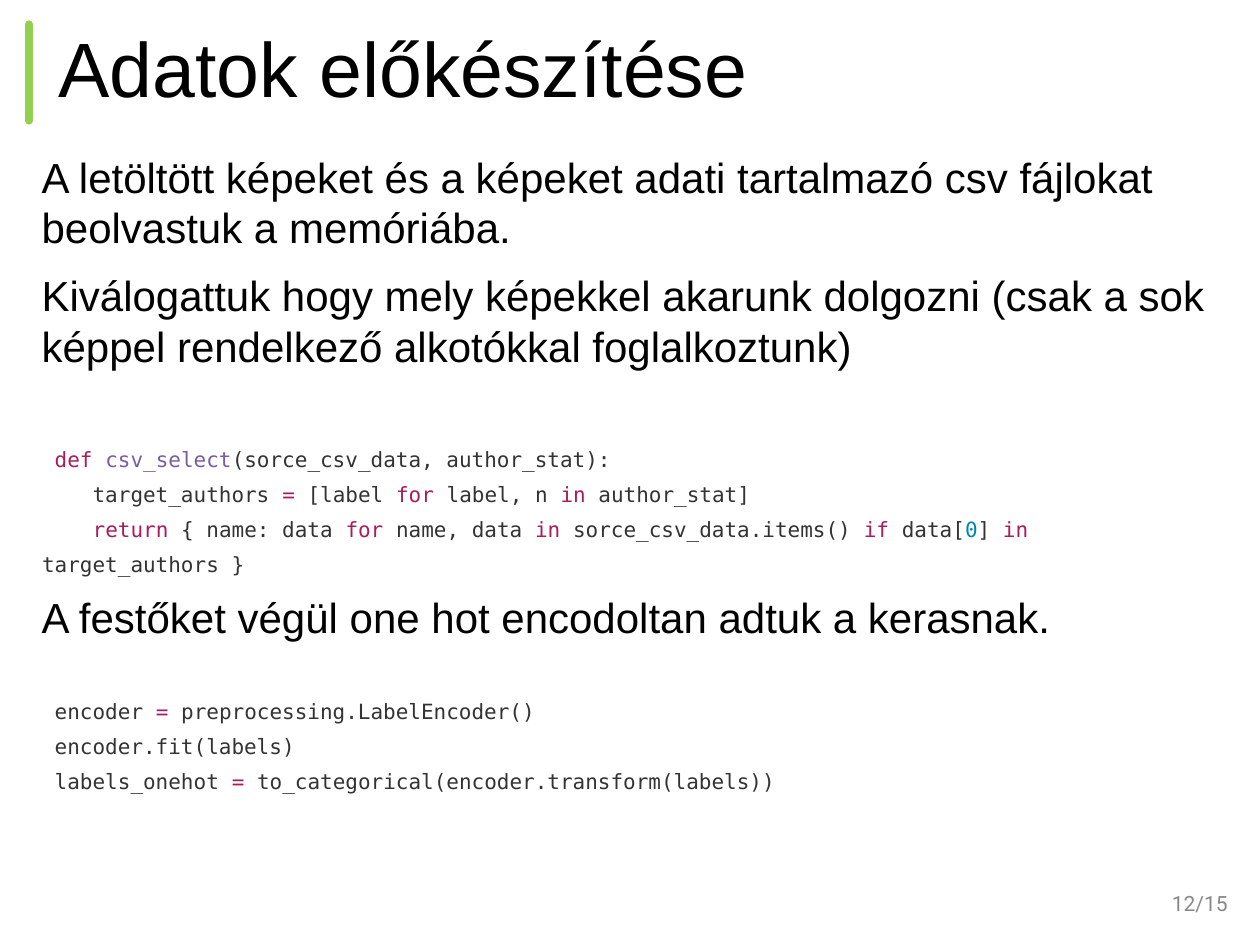
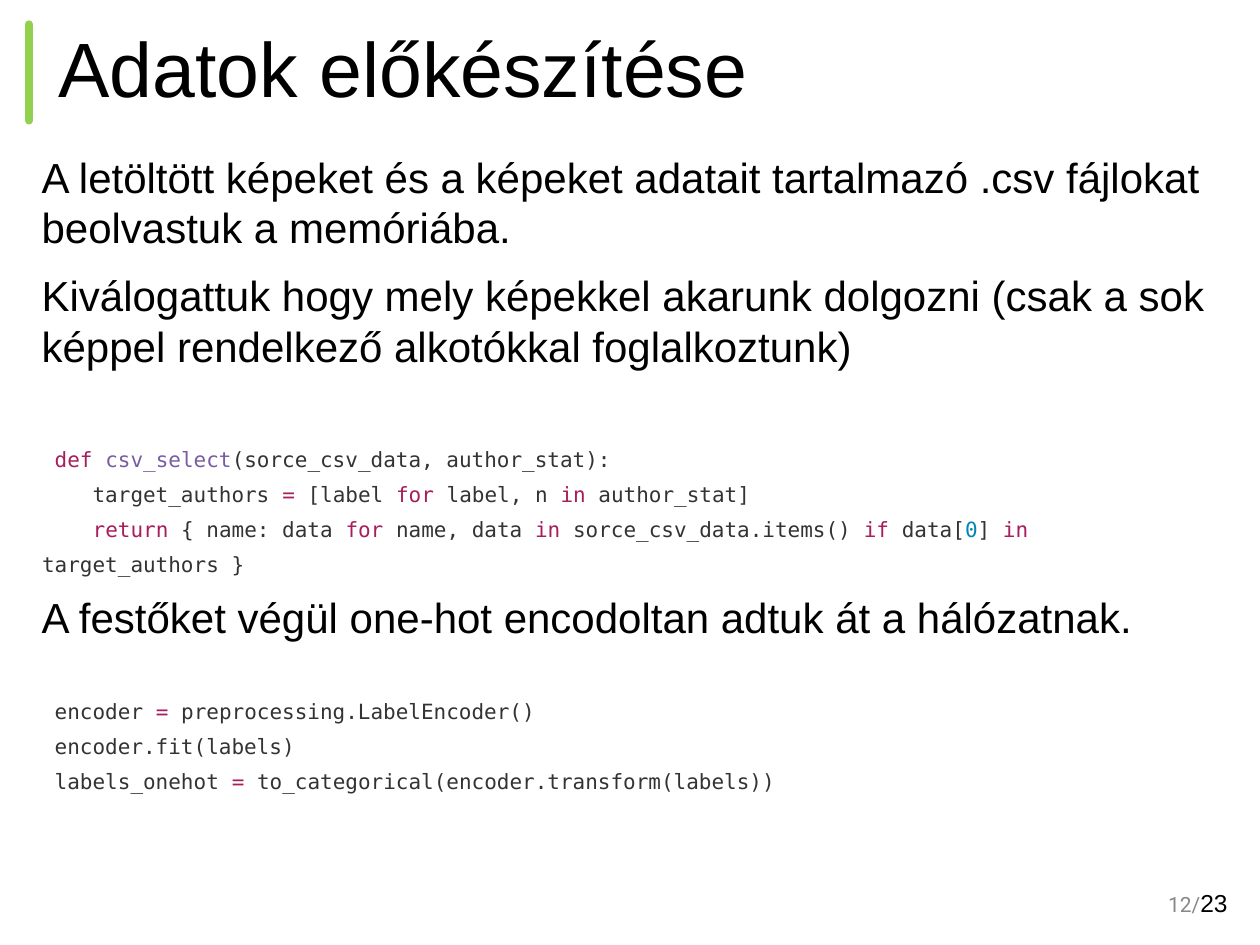
Before and after one commit to BME-SmartLab-Education/vitmav45-2016-train-validate-test-repeat, a slide deck: slide 12 of train-validate-test-repeat-vitmav45-nagy-hazi-beszamolo.pptx.pptx. Drawn at 1260x945 pixels with LibreOffice and Linux fonts; fonts in the diff are those of the drawing. Boxes give left, top, right and bottom in pixels: in the first picture for what was removed or moved away, otherwise in the second. Text is boxed around its words. In the diff, an @@ line names an element or a change of style, - is before the commit and + after.

```diff
--- a/train-validate-test-repeat-vitmav45-nagy-hazi-beszamolo.pptx.pptx
+++ b/train-validate-test-repeat-vitmav45-nagy-hazi-beszamolo.pptx.pptx
@@ text at <box>42,162,1199,244</box>: text changed @@
-A letöltött képeket és a képeket adati tartalmazó csv fájlokat beolvastuk a memóriába.
+A letöltött képeket és a képeket adatait tartalmazó .csv fájlokat beolvastuk a memóriába.
@@ text at <box>42,602,1132,642</box>: text changed @@
-A festőket végül one hot encodoltan adtuk a kerasnak.
+A festőket végül one-hot encodoltan adtuk át a hálózatnak.
@@ page number at <box>1168,895,1227,913</box>: text changed @@
-12/15
+12/23
```
Also in this commit, not shown: 15 other slides changed, 5 slides added, 4 slides removed.
